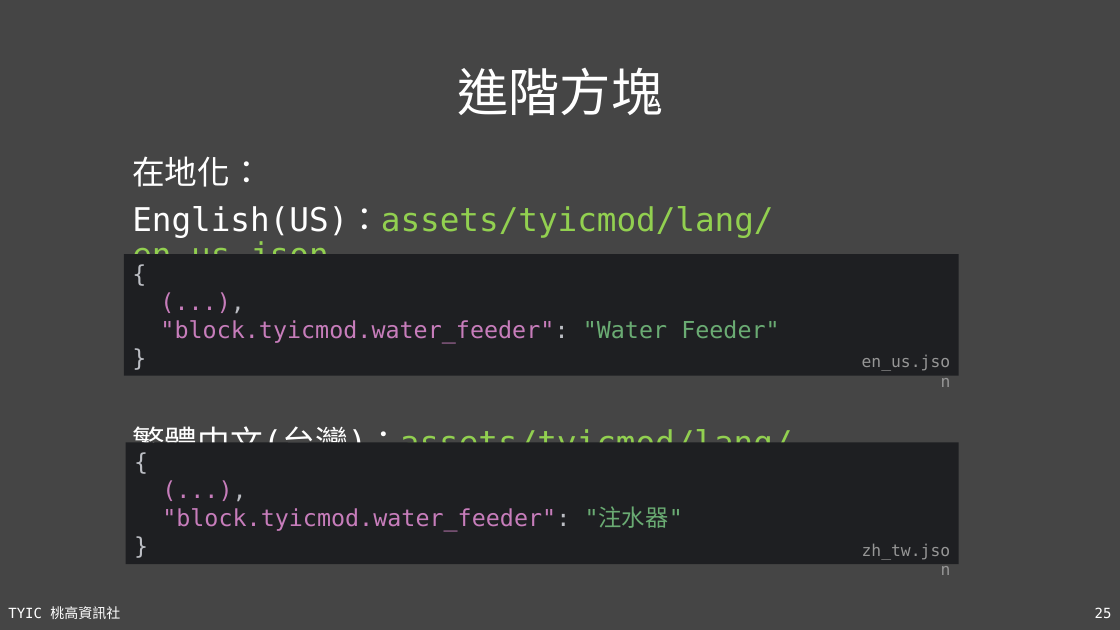
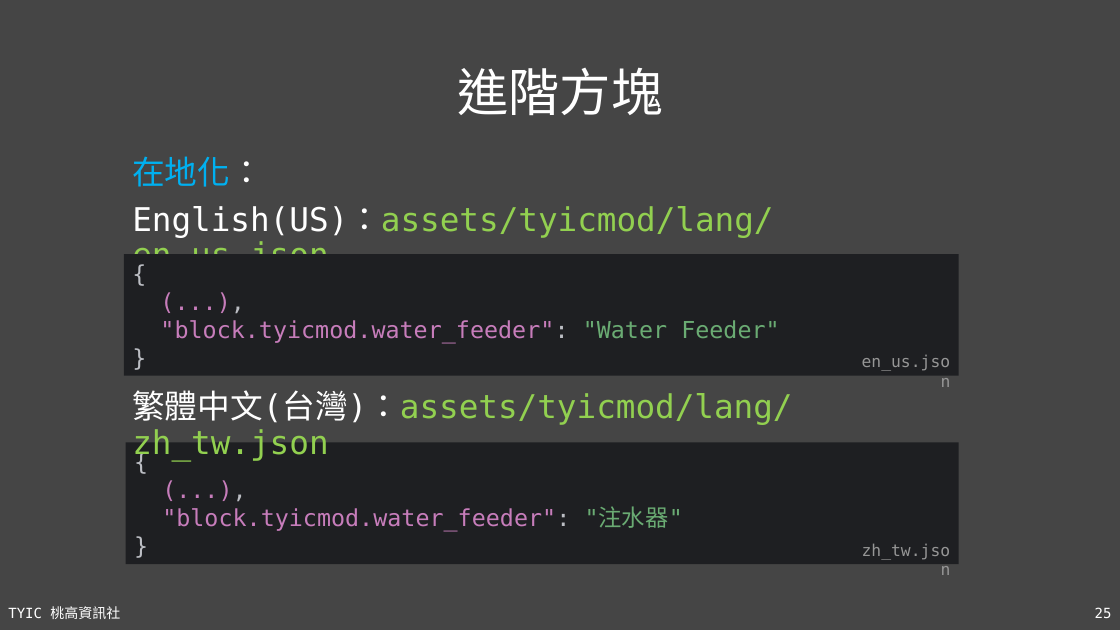
Before and after one commit to TYSHIC/slides, a slide deck: slide 25 of ppt/52_Java 專案：方塊.pptx. Drawn at 1120x630 pixels with LibreOffice and Linux fonts; fonts in the diff are those of the drawing. Boxes give left, top, right and bottom in pixels: in the first picture for what was removed or moved away, otherwise in the second. Text is boxed around its words. In the diff, an @@ line names an element or a change of style, - is before the commit and + after.

```diff
--- a/ppt/52_Java 專案：方塊.pptx
+++ b/ppt/52_Java 專案：方塊.pptx
@@ text at (132, 156, 263, 187): text colour #FFFFFF to #00B0F0 in "在地化：" @@
@@ text added at (132, 390, 792, 461), 28 pt, text #92D050 @@
+繁體中文(台灣)：assets/tyicmod/lang/zh_tw.json
@@ text at (132, 426, 792, 496): paragraph removed @@
-繁體中文(台灣)：assets/tyicmod/lang/zh_tw.json
```
Also in this commit, not shown: 5 other slides changed, 6 other files.
